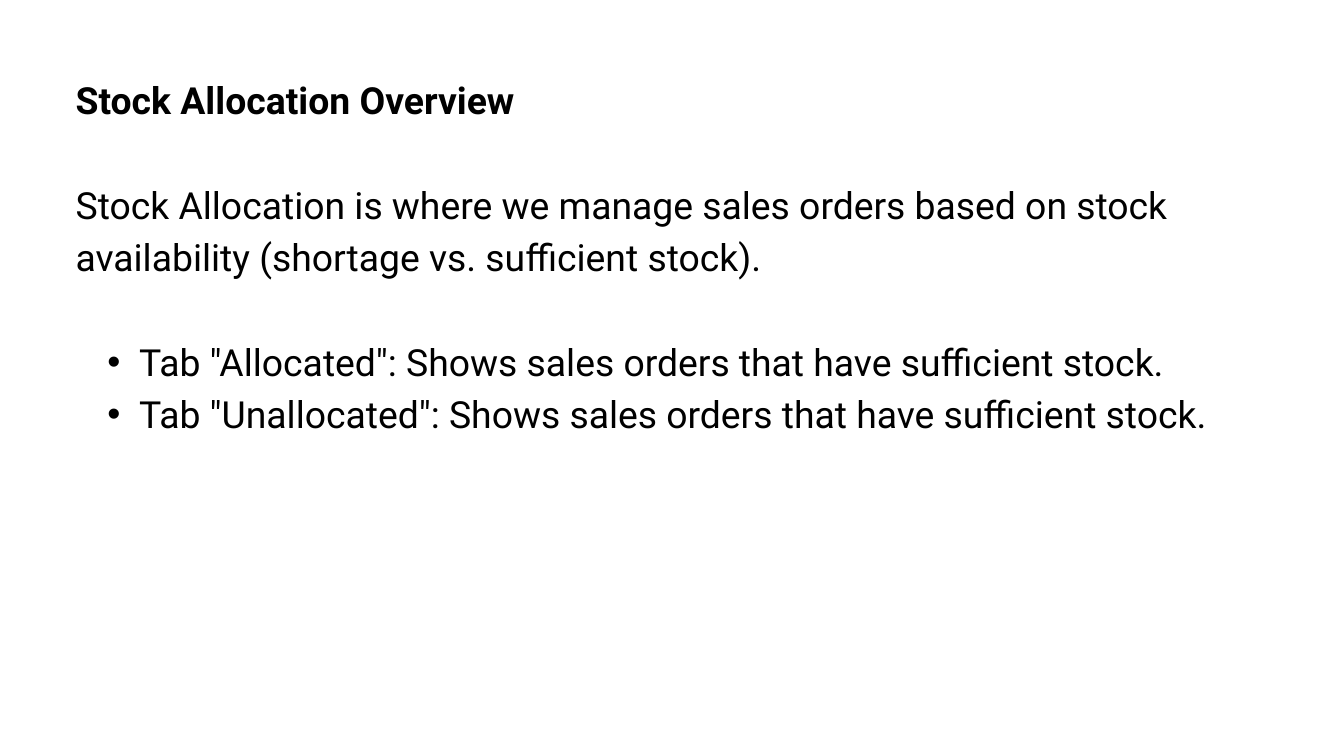
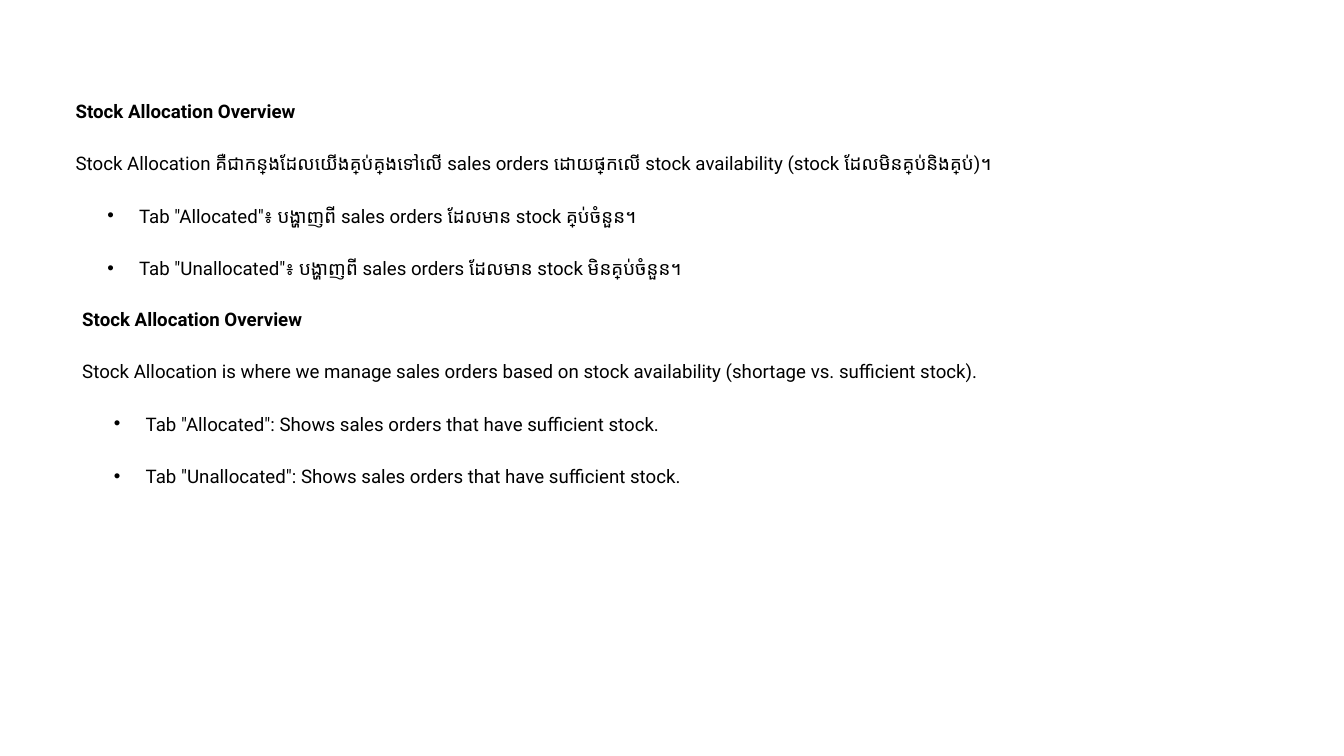
Before and after one commit to visalsing/cafe-khmaoch, a slide deck: slide 2 of src/assets/powerpoint/Stock Allocation.pptx. Drawn at 1344x756 pixels with LibreOffice and Linux fonts; fonts in the diff are those of the drawing. Boxes give left, top, right and bottom in pixels: in the first picture for what was removed or moved away, otherwise in the second. Text is boxed around its words. In the diff, an @@ line names an element or a change of style, - is before the commit and + after.

```diff
--- a/src/assets/powerpoint/Stock Allocation.pptx
+++ b/src/assets/powerpoint/Stock Allocation.pptx
@@ text added at [76,104,991,280], 20 pt, text #000000 @@
+Stock Allocation Overview
+Stock Allocation គឺជាកន្លែងដែលយើងគ្រប់គ្រងទៅលើ sales orders ដោយផ្អែកលើ stock availability (stock ដែលមិនគ្រប់និងគ្រប់)។
+  • Tab "Allocated"៖ បង្ហាញពី sales orders ដែលមាន stock គ្រប់ចំនួន។
+  • Tab "Unallocated"៖ បង្ហាញពី sales orders ដែលមាន stock មិនគ្រប់ចំនួន។
@@ text "Stock Allocation Overview": place and size @@
-text "Stock Allocation Overview" at [76,86,1207,429]
+text "Stock Allocation Overview" at [82,312,977,484]
@@ text "Stock Allocation Overview" at [82,312,977,484]: size 40 to 20 pt @@
```
Also in this commit, not shown: 6 other slides changed, 33 other files.
